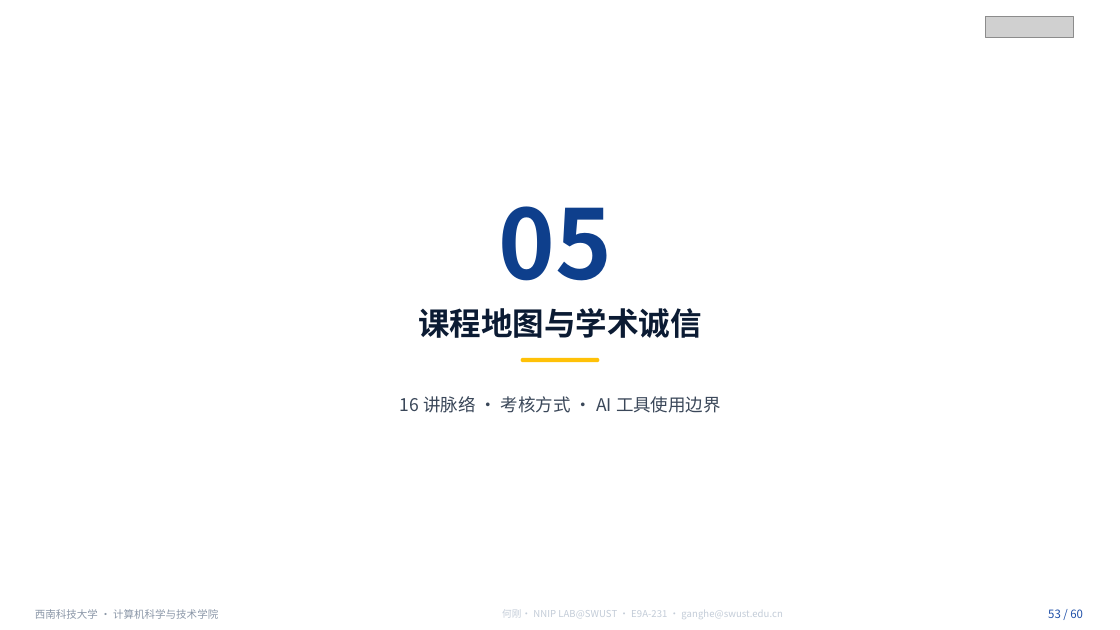
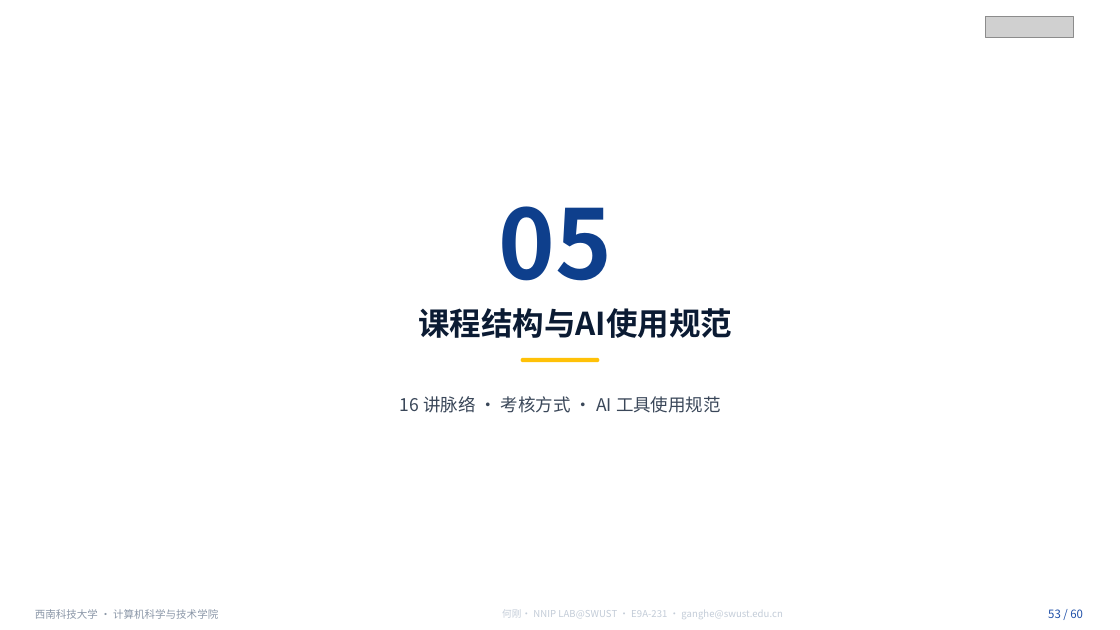
Before and after one commit to cosfrist/Applications-of-Artificial-Intelligence-in-Materials-Science-SWUST, a slide deck: slide 53 of lectures/01-材料信息学导论与AI产业/AI在材料科学中的应用-第1讲 材料信息学导论与AI产业-V5.pptx. Drawn at 1120x630 pixels with LibreOffice and Linux fonts; fonts in the diff are those of the drawing; grey boxes stand for pictures. Boxes give left, top, right and bottom in pixels: in the first picture for what was removed or moved away, otherwise in the second. Text is boxed around its words. In the diff, an @@ line names an element or a change of style, - is before the commit and + after.

Commit message:
第1讲：按 2026-11-05 手动修订版课件更新配套文件
课件
- 4 497 468 → 6 132 823 B（SHA 436d586b…），页数仍 60，备注 60/60 未变
- 配图改动：P16 新增 1 张（化学空白区，1696×918）、P17 换 1 张、P18 换 2 张、P22 换 1 张、P46 由 1 张增至 4 张
- 图片对象 88 → 92，唯一媒体 27 → 31
- 文字改动：P53 第五部分分区名「课程地图与学术诚信」→「课程结构与 AI 使用规范」；P54 页标题「16 讲课程地图」→「16 讲课程」

配套文件
- source_index-V5.md：第 2 节图片元数据按新课件重建（37 行，part / SHA256 前 12 位 / 像素 / 显示尺寸 / srcRect），
  生成规则经旧课件自检——用同一脚本复现旧表 33/33 行完全一致后再套用新课件
- 讲义-第1讲…V5.md：同步 P53 分区名与 P54 页标题 3 处；逐页讲解正文与备注未变
- SHA256-清单-V5.md：课件 / 讲义 / 来源索引三行更新，仓库内复算 13/13 一致
- README：版本改为 2026-11-05，补两版修订对照表（含逐页改动与图片统计）

未改动：授课路线-V5.md、课堂记录表-V5.md、code/（本轮无对应改动）

```diff
--- a/lectures/01-材料信息学导论与AI产业/AI在材料科学中的应用-第1讲 材料信息学导论与AI产业-V5.pptx
+++ b/lectures/01-材料信息学导论与AI产业/AI在材料科学中的应用-第1讲 材料信息学导论与AI产业-V5.pptx
@@ text at bbox=[418, 308, 732, 338]: text changed @@
-课程地图与学术诚信
+课程结构与AI使用规范
@@ text at bbox=[400, 396, 721, 413]: text changed @@
-16 讲脉络 · 考核方式 · AI 工具使用边界
+16 讲脉络 · 考核方式 · AI 工具使用规范
```
Also in this commit, not shown: 11 other slides changed, 5 other files.
